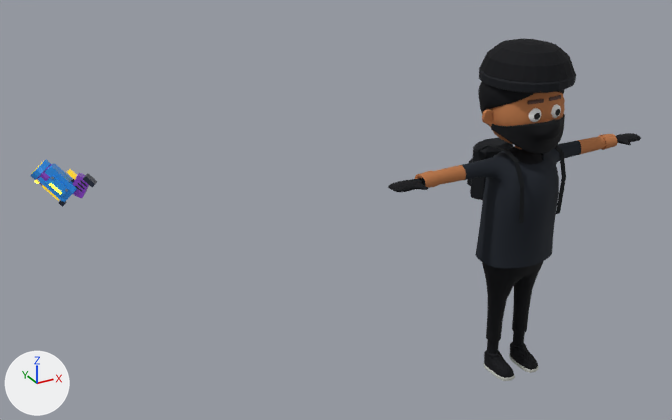
The Blender file ArtSource/Characters/Character02Thief/Armed/Character02_Thief_Pistol.blend: old version first, new version second.
Camera for both pictures: a 50 mm camera at (-3.5, -4.07, 3.4) aimed at (-1.05, 0.4, 1.16). Arrows for +X, +Y and +Z are at lower left; the lights stay in place. The older version comes first.

Objects in the first picture: 'Character02_Thief', 'Weapon_Pistol'.
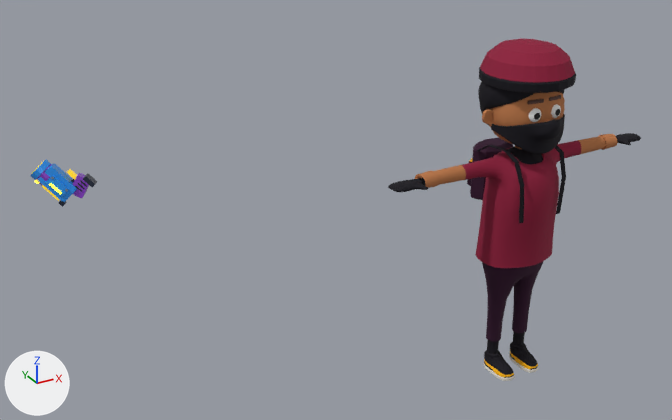
Where the change shows, as pixel boxes [x1, y1, x2, y2] in the pictures (672 x 420 px):
'Character02_Thief', surface changed (black to red)
    both: [460, 39, 584, 381]
part 1 of me_cube_005, surface changed (black to red)
    both: [462, 39, 581, 381]

The change, as a list of edits to the scene's bpy script:
```text
Add img_character02_thief_palette_png_001:
    img_character02_thief_palette_png_001 = load_image('Character02_Thief_Palette.png.001', '_unpacked/Character02_Thief_Palette.png', 256, 256, 'sRGB')
Change mat_character02_thief:
    mat_character02_thief.texture: img_character02_thief_palette_png -> img_character02_thief_palette_png_001
Change me_cube_005:
    where me_cube_005.from_pydata(...)  # 3997 vertices, 3886 faces; spans x -0.94..0.94, y 0.0..2.14, z -0.4..0.27
    used by ob_character02_thief; location = (0.0, 0.0, 0.0); rotation_euler = (1.571, 0.0, 0.0), in degrees (90, 0, 0)
    me_cube_005 part 1: texture (UV) coordinates of 3154 of 3886 faces, centred in x -0.93..0.93, y 0.0..2.14, z -0.39..0.27, changed; they spanned u 0.03..0.97, v 0.03..0.41 and now span u 0.03..0.28, v 0.53..0.53
```
